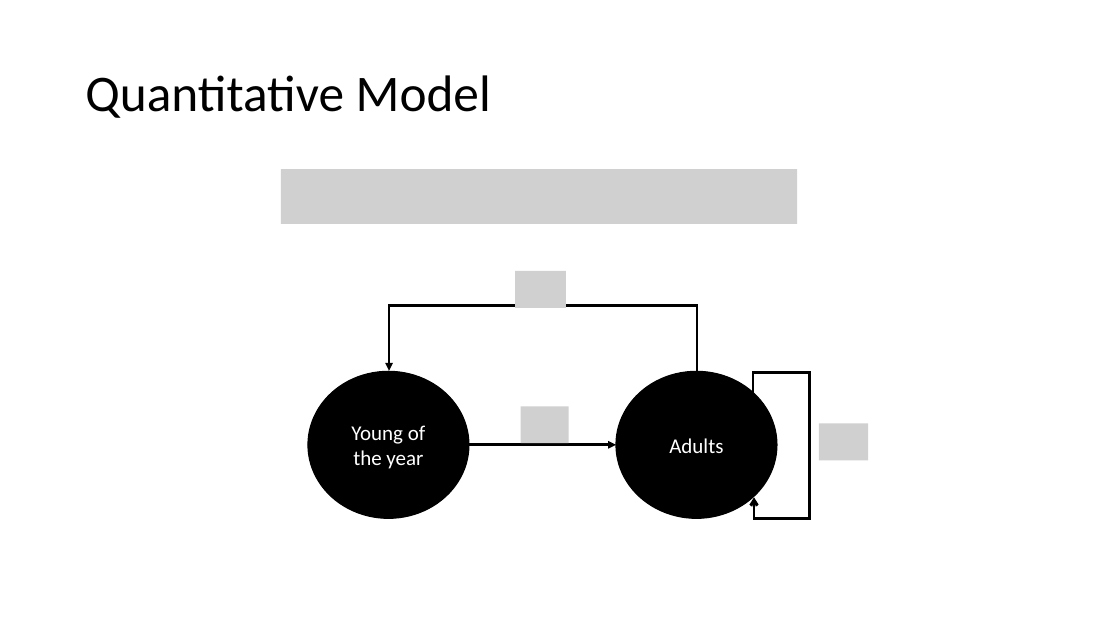
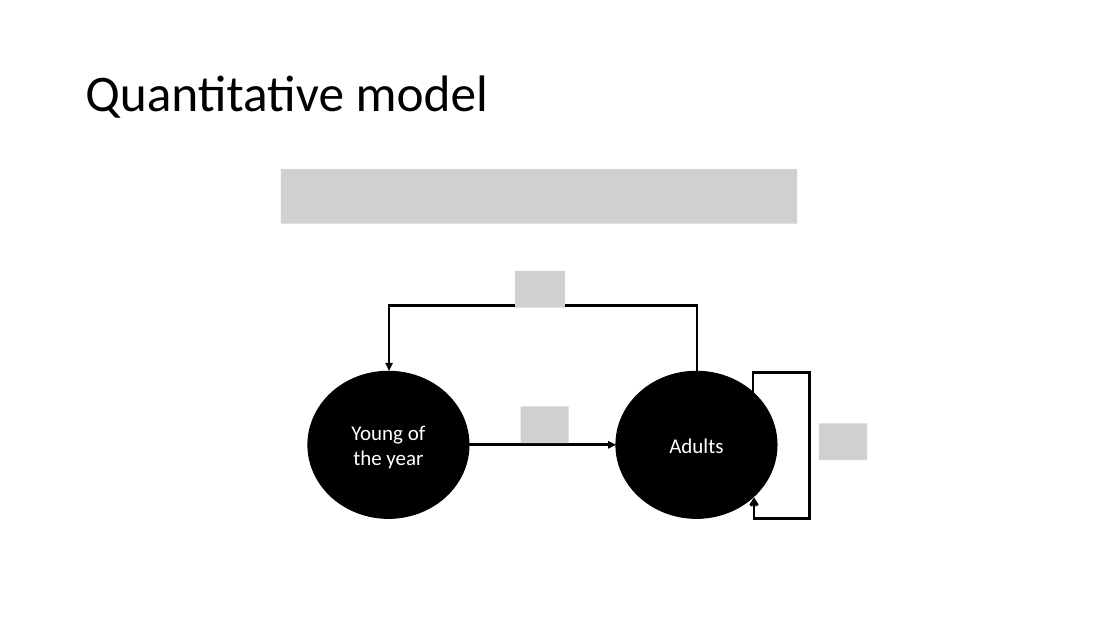
Before and after one commit to ssa200/ssa200.github.io, a slide deck: slide 8 of static/lectures/SSA_Lecture9_MatrixDemPVA.pptx. Drawn at 1120x630 pixels with LibreOffice and Linux fonts; fonts in the diff are those of the drawing; grey boxes stand for pictures; background and template pictures are left out. Boxes give left, top, right and bottom in pixels: in the first picture for what was removed or moved away, otherwise in the second. Text is boxed around its words. In the diff, an @@ line names an element or a change of style, - is before the commit and + after.

```diff
--- a/static/lectures/SSA_Lecture9_MatrixDemPVA.pptx
+++ b/static/lectures/SSA_Lecture9_MatrixDemPVA.pptx
@@ title at (85, 75, 488, 118): text changed @@
-Quantitative Model
+Quantitative model
```
Also in this commit, not shown: 22 other slides changed, 3 slides added, 1 slide removed, 14 other files.
